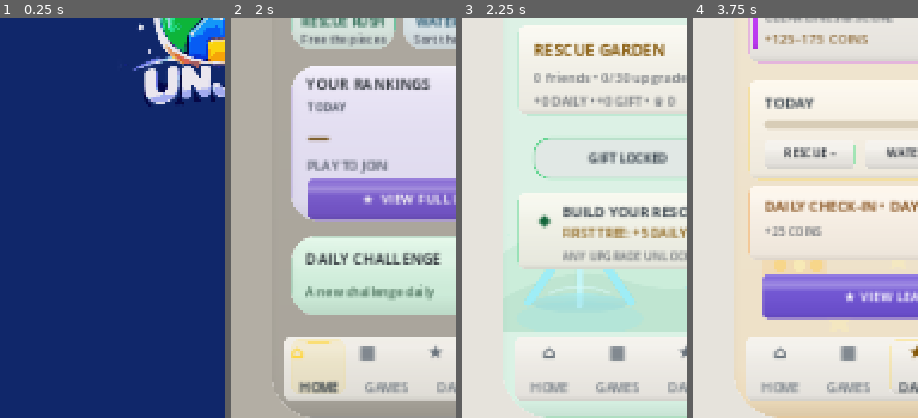
Above: before the commit, frames 1-4 (left to right).
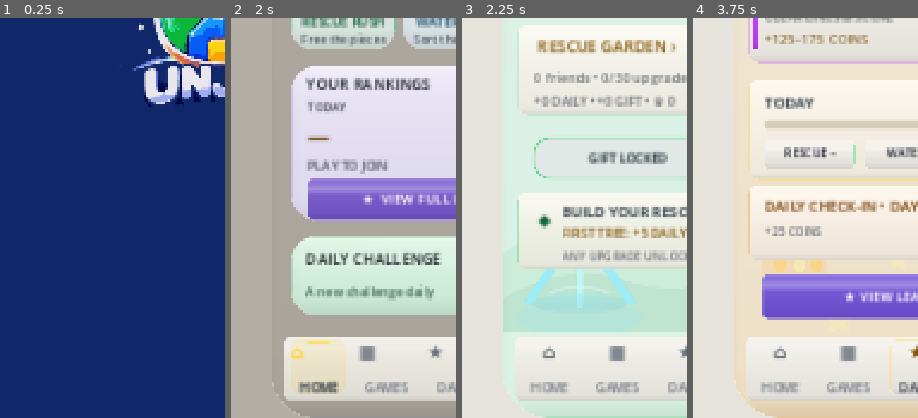
Above: after the commit, the same moments.

Repository: eghosa001/unjam
Game: Godot game, scene res://scenes/Boot.tscn
The game is run twice, just before and just after one commit, with the same random seed, the same clock (stepped at 60 frames per second) and the same inputs.
Inputs (mouse positions are % of the whole screen's width and height, from its top left):
- Up to frame 1 (0.25 s): no input
- Up to frame 2 (2 s): tap Enter at 0.5 s; move the mouse to (72, 45) at 0.52 s; click (72, 45) at 0.67 s; tap Space at 1.25 s; drag from (30, 55) to (45, 70) at 1.27 s
- Up to frame 3 (2.25 s): click (65, 94) at 2 s
- Up to frame 4 (3.75 s): click "←" at 2.75 s; click "PLAY DAILY" at 3.5 s
The pictures show only the part of the screen within x 0-50%, y 50-100%; the shares and areas given below are measured in that part.

Frames 1-2 are identical in both runs. In frame 3, 1.9% of the frame differs, in the area x 32-96%, y 5-10%; in frame 4, nothing differs.

Commit message:
Turn Collection into a living six-landmark Rescue Garden world with actual upgrade evolution (#317)
* Draw a living Collection garden landscape from real owned upgrades without animation overhead

* Create tappable six-landmark Rescue Garden world driven by actual persistent upgrades

* Make Collection Garden heading open the new explorable persistent world

* Verify six fully interactive authentic Garden structures, tiers, and upgrade navigation

* Check freed modal safely and tolerate sanitized Godot upgrade label node names

* Capture exact Garden stage and landmark geometry on focused regression failures

* Expand Garden to a spacious 2-column, 3-district walk with legible 145px landmarks

* Give Garden visit hit zone full 44px height without colliding with progress copy

Diff:
--- a/scripts/ui/premium_main_casual.gd
+++ b/scripts/ui/premium_main_casual.gd
@@ -1743,7 +1743,29 @@
 
 	var rescued: Array = SaveManager.data.get("rescued",[])
 	_figma_card(canvas,"Garden",Rect2(17,429,354,96),Color("#fffef8"),Color(0.55,0.86,0.71,0.32),18)
-	_figma_text(canvas,"RESCUE GARDEN",Rect2(33,443,230,22),17,FIGMA_GOLD)
+	# The Garden is now a living explorable place, not only a passive balance
+	# row. Its header is the 230x44 touch target; the rest of the summary,
+	# free gift and upgrade economy remain exactly where players expect them.
+	var garden_link := Button.new()
+	garden_link.name = "CollectionVisitGarden"
+	garden_link.text = "RESCUE GARDEN ›"
+	garden_link.flat = true
+	garden_link.alignment = HORIZONTAL_ALIGNMENT_LEFT
+	garden_link.action_mode = BaseButton.ACTION_MODE_BUTTON_RELEASE
+	garden_link.focus_mode = Control.FOCUS_ALL
+	garden_link.add_theme_font_size_override("font_size",17)
+	garden_link.add_theme_color_override("font_color",_figma_theme_text(FIGMA_GOLD))
+	garden_link.add_theme_color_override("font_hover_color",_figma_theme_text(FIGMA_GOLD).lightened(0.12))
+	garden_link.add_theme_color_override("font_pressed_color",_figma_theme_text(FIGMA_GOLD))
+	garden_link.accessibility_name = "Visit your evolving Rescue Garden world and explore all six upgrades"
+	garden_link.tooltip_text = garden_link.accessibility_name
+	garden_link.set_meta("unjam_authored_focus_mode", Control.FOCUS_ALL)
+	garden_link.set_meta("unjam_preserve_control_geometry", true)
+	garden_link.set_meta("unjam_preserve_surface_style", true)
+	FigmaReferenceCanvas.set_rect(garden_link,33,429,230,44)
+	garden_link.pressed.connect(_open_rescue_garden_world)
+	canvas.add_child(garden_link)
+	garden_link.set_deferred("focus_mode",Control.FOCUS_ALL)
 	_figma_text(canvas,"%d friends • %d/%d upgrades" % [rescued.size(),EconomyManager.collection_total_levels(),EconomyManager.collection_max_total_levels()],Rect2(33,474,300,22),14,FIGMA_MUTED)
 	_figma_text(canvas,"+%d DAILY • +%d GIFT • ♛ %d" % [EconomyManager.collection_daily_bonus(),EconomyManager.garden_gift_amount(),int(SaveManager.data.get("crown_tokens",0))],Rect2(33,499,310,22),13,FIGMA_MUTED)
 
@@ -1791,6 +1813,14 @@
 	# Fill the dead zone below the gift/upgrades row with a decorative tip card
 	_figma_collection_tip(canvas)
 	_figma_bottom_nav(canvas,"collection")
+
+func _open_rescue_garden_world() -> void:
+	if get_node_or_null("RescueGardenWorldSheet") != null:
+		return
+	FeedbackManager.tap()
+	var world := preload("res://scripts/ui/rescue_garden_world.gd").new()
+	world.name = "RescueGardenWorldSheet"
+	add_child(world)
 
 func _figma_collection_tip(canvas: Control) -> void:
 	# The Garden card above already lists Daily/Gift values. This final card
--- /dev/null
+++ b/scripts/ui/rescue_garden_world.gd
@@ -0,0 +1,241 @@
+extends CanvasLayer
+
+# A real, inspectable Rescue Garden built from owned Collection levels.
+# The map is VIEW-ONLY. Players can inspect all six structures, including
+# locked ones, then use the existing economy-checked Upgrades screen.
+const UI = preload("res://scripts/ui/figma_reference_canvas.gd")
+const WorldView = preload("res://scripts/ui/rescue_garden_world_view.gd")
+const UpgradePreview = preload("res://scripts/ui/garden_upgrade_preview.gd")
+const IDS := ["tree","bench","fountain","lanterns","cottage","rainbow_bridge"]
+const TITLES := {
+	"tree":"CANOPY TREE",
+	"bench":"GARDEN BENCH",
+	"fountain":"CRYSTAL FOUNTAIN",
+	"lanterns":"LANTERN PATH",
+	"cottage":"RESCUE COTTAGE",
+	"rainbow_bridge":"RAINBOW BRIDGE"
+}
+const POSITIONS := {
+	"tree":Vector2(8,36),
+	"bench":Vector2(173,36),
+	"fountain":Vector2(8,224),
+	"lanterns":Vector2(173,224),
+	"cottage":Vector2(8,412),
+	"rainbow_bridge":Vector2(173,412)
+}
+const INK := Color("#f5f8fa")
+const MUTED := Color("#cbd9e2")
+const HIGHLIGHT := Color("#f5cb74")
+var selected_id := "tree"
+var _world: Control
+var _stage_label: Label
+var _detail_heading: Label
+var _detail_level: Label
+var _detail_effect: Label
+var _detail_next: Label
+var _landmark_buttons: Dictionary = {}
+var _levels: Dictionary = {}
+
+func _ready() -> void:
+	layer = 155
+	_refresh_owned_levels()
+	var shade := ColorRect.new()
+	shade.name = "RescueGardenShade"
+	shade.color = Color("#071927",0.94)
+	shade.mouse_filter = Control.MOUSE_FILTER_STOP
+	shade.set_anchors_and_offsets_preset(Control.PRESET_FULL_RECT)
+	add_child(shade)
+
+	var frame := Control.new()
+	frame.name = "RescueGardenFrame"
+	frame.set_anchors_and_offsets_preset(Control.PRESET_FULL_RECT)
+	frame.mouse_filter = Control.MOUSE_FILTER_IGNORE
+	add_child(frame)
+
+	var viewport_size := get_viewport().get_visible_rect().size
+	var viewport_factor := minf(viewport_size.x / 390.0,viewport_size.y / 844.0)
+	var scroll := ScrollContainer.new()
+	scroll.name = "RescueGardenScroll"
+	scroll.size = Vector2(356,750)
+	scroll.custom_minimum_size = scroll.size
+	scroll.scale = Vector2.ONE * viewport_factor
+	scroll.position = (viewport_size - scroll.size * viewport_factor)*0.5
+	scroll.horizontal_scroll_mode = ScrollContainer.SCROLL_MODE_DISABLED
+	scroll.vertical_scroll_mode = ScrollContainer.SCROLL_MODE_AUTO
+	scroll.mouse_filter = Control.MOUSE_FILTER_STOP
+	frame.add_child(scroll)
+
+	var card := PanelContainer.new()
+	card.name = "RescueGardenWorldCard"
+	card.custom_minimum_size.x = 356
+	card.add_theme_stylebox_override("panel",UI.solid_box(Color("#172b38"),20,Color("#78bda6"),2))
+	scroll.add_child(card)
+	var margin := MarginContainer.new()
+	for edge in ["left","top","right","bottom"]:
+		margin.add_theme_constant_override("margin_%s" % edge,14)
+	card.add_child(margin)
+	var stack := VBoxContainer.new()
+	stack.name = "RescueGardenStack"
+	stack.add_theme_constant_override("separation",8)
+	margin.add_child(stack)
+
+	_label(stack,"MY RESCUE GARDEN",23,INK,false)
+	_stage_label = _label(stack,"",14,HIGHLIGHT,false)
+	_stage_label.name = "RescueGardenStage"
+	var intro := _label(stack,"Build a home for your rescued friends. Every permanent upgrade changes this garden and improves your rewards.",13,MUTED,true)
+	intro.custom_minimum_size.y = 51
+
+	var garden_holder := PanelContainer.new()
+	garden_holder.name = "RescueGardenIllustration"
+	garden_holder.custom_minimum_size = Vector2(326,575)
+	garden_holder.add_theme_stylebox_override("panel",UI.solid_box(Color("#102f3d"),16,Color("#7dbea7"),1))
+	stack.add_child(garden_holder)
+	_world = WorldView.new()
+	_world.name = "RescueGardenWorld"
+	_world.mouse_filter = Control.MOUSE_FILTER_IGNORE
+	_world.custom_minimum_size = Vector2(326,575)
+	garden_holder.add_child(_world)
+	_world.size = Vector2(326,575)
+	_world.configure(_levels)
+
+	for id in IDS:
+		_add_landmark_button(id)
+
+	var detail := PanelContainer.new()
+	detail.name = "RescueGardenDetail"
+	detail.add_theme_stylebox_override("panel",UI.solid_box(Color("#233d4a"),14,Color("#557f87"),1))
+	stack.add_child(detail)
+	var detail_margin := MarginContainer.new()
+	for edge in ["left","top","right","bottom"]:
+		detail_margin.add_theme_constant_override("margin_%s" % edge,12)
+	detail.add_child(detail_margin)
+	var details := VBoxContainer.new()
+	details.add_theme_constant_override("separation",4)
+	detail_margin.add_child(details)
+	_detail_heading = _label(details,"",16,HIGHLIGHT,false)
+	_detail_heading.name = "RescueGardenDetailHeading"
+	_detail_level = _label(details,"",13,INK,false)
+	_detail_level.name = "RescueGardenDetailLevel"
+	_detail_effect = _label(details,"",13,Color("#9af0c7"),true)
+	_detail_effect.name = "RescueGardenDetailEffect"
+	_detail_next = _label(details,"",12,MUTED,true)
+	_detail_next.name = "RescueGardenDetailNext"
+
+	_button(stack,"UPGRADE MY GARDEN",Color("#276f55"),_show_upgrades)
+	_button(stack,"BACK TO COLLECTION",Color("#395267"),queue_free)
+	_select_landmark(selected_id)
+
+func _refresh_owned_levels() -> void:
+	_levels.clear()
+	for id in IDS:
+		_levels[id] = EconomyManager.collection_item_level(id)
+
+func _label(parent: Node,value: String, font_size: int,tint: Color, wrap: bool) -> Label:
+	var item := UI.label(value,font_size,tint,font_size >= 16)
+	item.autowrap_mode = TextServer.AUTOWRAP_WORD_SMART if wrap else TextServer.AUTOWRAP_OFF
+	item.size_flags_horizontal = Control.SIZE_EXPAND_FILL
+	item.accessibility_name = value
+	parent.add_child(item)
+	return item
+
+func _button(parent: Node,title: String,tint: Color,callback: Callable) -> Button:
+	var item := UI.premium_button(title,15,INK,tint,14)
+	item.custom_minimum_size = Vector2(320,48)
+	item.action_mode = BaseButton.ACTION_MODE_BUTTON_RELEASE
+	item.focus_mode = Control.FOCUS_ALL
+	item.accessibility_name = title
+	item.size_flags_horizontal = Control.SIZE_EXPAND_FILL
+	item.pressed.connect(callback)
+	parent.add_child(item)
+	item.set_deferred("focus_mode",Control.FOCUS_ALL)
+	return item
+
+func _add_landmark_button(id: String) -> void:
+	var level := int(_levels.get(id,0))
+	var button := Button.new()
+	button.name = "GardenLandmark_%s" % id
+	button.text = ""
+	button.action_mode = BaseButton.ACTION_MODE_BUTTON_RELEASE
+	button.focus_mode = Control.FOCUS_ALL
+	button.mouse_filter = Control.MOUSE_FILTER_STOP
+	button.accessibility_name = "%s, %s, tap to inspect" % [TITLES[id],"level %d of 5" % level if level>0 else "not yet built"]
+	button.tooltip_text = button.accessibility_name
+	button.position = POSITIONS[id]
+	button.size = Vector2(145,143)
+	button.custom_minimum_size = button.size
+	button.pressed.connect(_select_landmark.bind(id))
+	_world.add_child(button)
+	_landmark_buttons[id] = button
+	button.focus_mode = Control.FOCUS_ALL
+	button.set_deferred("focus_mode",Control.FOCUS_ALL)
+
+	var miniature := UpgradePreview.new()
+	miniature.name = "GardenLandmarkArt_%s" % id
+	miniature.position = Vector2(43,6)
+	miniature.size = Vector2(58,73)
+	miniature.mouse_filter = Control.MOUSE_FILTER_IGNORE
+	miniature.configure(id,level)
+	if level == 0:
+		miniature.modulate.a = 0.56
+	button.add_child(miniature)
+
+	var name_label := UI.label(String(TITLES[id]).replace(" ","\n"),12,INK,true)
+	name_label.name = "GardenLandmarkName_%s" % id
+	name_label.position = Vector2(3,86)
+	name_label.size = Vector2(139,33)
+	name_label.vertical_alignment = VERTICAL_ALIGNMENT_CENTER
+	name_label.horizontal_alignment = HORIZONTAL_ALIGNMENT_CENTER
+	name_label.mouse_filter = Control.MOUSE_FILTER_IGNORE
+	name_label.autowrap_mode = TextServer.AUTOWRAP_WORD_SMART
+	name_label.accessibility_name = String(TITLES[id])
+	button.add_child(name_label)
+	var tier_label := UI.label("LV %d / 5" % level,12,HIGHLIGHT,true)
+	tier_label.name = "GardenLandmarkLevel_%s" % id
+	tier_label.position = Vector2(2,124)
+	tier_label.size = Vector2(141,17)
+	tier_label.horizontal_alignment = HORIZONTAL_ALIGNMENT_CENTER
+	tier_label.mouse_filter = Control.MOUSE_FILTER_IGNORE
+	button.add_child(tier_label)
+	_style_landmark(button,id)
+
+func _style_landmark(button: Button,id: String) -> void:
+	var active := id == selected_id
+	var unlocked := int(_levels.get(id,0)) > 0
+	var fill := Color("#163742",0.94) if unlocked else Color("#263847",0.82)
+	var edge := HIGHLIGHT if active else (Color("#73bd96",0.68) if unlocked else Color("#8b9ba7",0.48))
+	var normal := UI.solid_box(fill,14,edge,2 if active else 1)
+	button.add_theme_stylebox_override("normal",normal)
+	button.add_theme_stylebox_override("hover",UI.solid_box(fill.lightened(0.11),14,HIGHLIGHT,2))
+	button.add_theme_stylebox_override("pressed",UI.solid_box(fill.darkened(0.06),14,HIGHLIGHT,2))
+	button.add_theme_stylebox_override("focus",UI.solid_box(Color("#000000",0),14,Color("#fff3af"),2))
+
+func _select_landmark(id: String) -> void:
+	if id not in IDS:
+		return
+	selected_id = id
+	for other in IDS:
+		var target := _landmark_buttons.get(other) as Button
+		if target != null:
+			_style_landmark(target,other)
+	var level := int(_levels.get(id,0))
+	var total := EconomyManager.collection_total_levels()
+	var phase := "CLEARING" if total==0 else ("BUDDING" if total<6 else ("BLOOMING" if total<15 else ("THRIVING" if total<30 else "COMPLETE")))
+	_stage_label.text = "%s • %d / 30 PERMANENT UPGRADES" % [phase,total]
+	_stage_label.accessibility_name = _stage_label.text
+	_detail_heading.text = TITLES[id]
+	_detail_level.text = "LEVEL %d OF 5  •  %s" % [level,"NOT YET BUILT" if level == 0 else ("FULLY UPGRADED" if level == 5 else "BUILT")]
+	_detail_effect.text = "TODAY: %s" % EconomyManager.collection_effect_text(id,level)
+	_detail_next.text = "NEXT: %s" % EconomyManager.collection_effect_text(id,level+1) if level < 5 else "All five levels complete. Your permanent bonus remains active."
+	for label in [_detail_heading,_detail_level,_detail_effect,_detail_next]:
+		label.accessibility_name = label.text
+
+func _show_upgrades() -> void:
+	var parent := get_parent()
+	queue_free()
+	if parent != null and parent.has_method("build_collection_upgrades"):
+		parent.call_deferred("build_collection_upgrades")
+
+func _input(event: InputEvent) -> void:
+	if event.is_action_pressed("ui_cancel"):
+		get_viewport().set_input_as_handled()
+		queue_free()
--- /dev/null
+++ b/scripts/ui/rescue_garden_world_view.gd
@@ -0,0 +1,69 @@
+extends Control
+class_name RescueGardenWorldView
+
+# Original, procedural garden landscape. It grows with the six *actual* owned
+# Collection upgrades. All drawing is static and done only on construction or
+# an explicit refresh; there is no _process(), particle system or GPU scene.
+var _levels: Dictionary = {}
+var _total_levels := 0
+
+func configure(levels: Dictionary) -> void:
+	_levels = levels.duplicate()
+	_total_levels = 0
+	for key in ["tree","bench","fountain","lanterns","cottage","rainbow_bridge"]:
+		_total_levels += clampi(int(_levels.get(key,0)),0,5)
+	accessibility_name = "Rescue Garden: %d of 30 permanent upgrade levels" % _total_levels
+	queue_redraw()
+
+func _draw() -> void:
+	var bounds := Rect2(Vector2.ZERO,size)
+	var maturity := clampf(float(_total_levels)/30.0,0.0,1.0)
+	var ground := Color("#194e47").lerp(Color("#1e775a"),maturity)
+	var edge := Color("#d4c6a7")
+	draw_rect(bounds,Color("#102a3a"))
+	draw_rect(Rect2(0,0,size.x,88),Color("#255765").lerp(Color("#34726c"),maturity))
+	draw_colored_polygon(PackedVector2Array([
+		Vector2(0,87), Vector2(size.x*0.25,65), Vector2(size.x*0.58,93),
+		Vector2(size.x*0.85,68), Vector2(size.x,84),
+		Vector2(size.x,size.y), Vector2(0,size.y)
+	]),ground)
+	draw_rect(Rect2(0,0,size.x,size.y),Color("#f4dfb4",0.025))
+	# The canal and stone walk form one coherent, visible neighbourhood route.
+	draw_polyline(PackedVector2Array([
+		Vector2(0,292),Vector2(53,283),Vector2(101,260),Vector2(146,253),
+		Vector2(203,272),Vector2(268,299),Vector2(size.x,308)
+	]),Color("#298cad"),17,true)
+	draw_polyline(PackedVector2Array([
+		Vector2(0,291),Vector2(53,282),Vector2(101,259),Vector2(146,252),
+		Vector2(203,271),Vector2(268,298),Vector2(size.x,307)
+	]),Color("#75def1",0.42),4,true)
+	draw_polyline(PackedVector2Array([
+		Vector2(169,-8),Vector2(175,53),Vector2(154,104),Vector2(176,160),
+		Vector2(150,216),Vector2(147,252),Vector2(184,338),Vector2(174,size.y+8)
+	]),Color("#233c3b",0.38),33,true)
+	draw_polyline(PackedVector2Array([
+		Vector2(169,-8),Vector2(175,53),Vector2(154,104),Vector2(176,160),
+		Vector2(150,216),Vector2(147,252),Vector2(184,338),Vector2(174,size.y+8)
+	]),edge,26,true)
+	draw_polyline(PackedVector2Array([
+		Vector2(169,-8),Vector2(175,53),Vector2(154,104),Vector2(176,160),
+		Vector2(150,216),Vector2(147,252),Vector2(184,338),Vector2(174,size.y+8)
+	]),Color("#fff0cb",0.39),3,true)
+	# Little vegetation details appear naturally as the Garden develops.
+	var flower_count := 5 + _total_levels
+	for i in range(flower_count):
+		var px := fposmod(17.0 + float(i)*61.7 + float(i % 3)*13.0,size.x - 22.0) + 9.0
+		var py := fposmod(24.0 + float(i)*41.3 + float(i % 5)*17.0,size.y - 24.0) + 12.0
+		if absf(px-162.0)<34.0:
+			px = clampf(px+46.0,8.0,size.x-8.0)
+		var tint := Color("#f6d77b") if i % 3 == 0 else (Color("#eaa9b6") if i % 3 == 1 else Color("#a3e9ad"))
+		draw_circle(Vector2(px,py),2.4,tint)
+		draw_circle(Vector2(px+1.4,py+1.6),1.0,Color("#fff6da"))
+	# Tree belts / canopies are reserved away from tap zones and markers.
+	var foliage := maxi(1,1+_total_levels / 6)
+	for i in range(foliage):
+		var pos := Vector2(8.0+float(i%2)*(size.x-16.0),40.0+float(i/2)*67.0)
+		draw_circle(pos+Vector2(0,6),20,Color("#0b362f",0.45))
+		draw_circle(pos,17,Color("#2d955d").lerp(Color("#79c76f"),maturity))
+		draw_circle(pos+Vector2(6,-7),11,Color("#78bb69",0.68))
+	draw_rect(bounds,Color("#000000",0.0),false,1)
--- /dev/null
+++ b/tests/validate_rescue_garden_world.gd
@@ -0,0 +1,128 @@
+extends SceneTree
+
+# Change-scoped integration check: Collection -> interactive garden -> real
+# persisted tiers -> existing upgrade screen; no fake progress or spending.
+const IDS := ["tree","bench","fountain","lanterns","cottage","rainbow_bridge"]
+
+func _initialize() -> void:
+	call_deferred("_run")
+
+func _run() -> void:
+	root.size = Vector2i(540,960)
+	var save := root.get_node_or_null("SaveManager")
+	if save == null:
+		return _fail("SaveManager not installed")
+	var saved: Dictionary = save.data.duplicate(true)
+	save.data["collection_levels"] = {}
+	save.data["decorations"] = []
+	var packed := load("res://scenes/Main.tscn") as PackedScene
+	if packed == null:
+		return _fail("Main unavailable")
+	var app := packed.instantiate() as Control
+	root.add_child(app)
+	await _frames(6)
+	app.call("build_collection")
+	await _frames(2)
+	var link := app.find_child("CollectionVisitGarden",true,false) as Button
+	if link == null or link.disabled or link.size.y < 44.0:
+		return _fail("Collection does not provide a safe Explore Garden entry")
+	if not link.accessibility_name.contains("six"):
+		return _fail("Garden entrance lacks the accessible reason to visit")
+	link.emit_signal("pressed")
+	await _frames(3)
+	var sheet := app.get_node_or_null("RescueGardenWorldSheet")
+	if sheet == null:
+		return _fail("Visit Garden did not open the world")
+	if not _check_world(sheet,"CLEARING",0):
+		return _fail("Empty Garden must show six unbuilt structures and zero permanent levels")
+	var bench := sheet.find_child("GardenLandmark_bench",true,false) as Button
+	if bench == null or not bench.accessibility_name.contains("not yet built"):
+		return _fail("Garden disguises locked property as owned")
+	bench.emit_signal("pressed")
+	await _frames(1)
+	var selection := sheet.find_child("RescueGardenDetailHeading",true,false) as Label
+	if selection == null or selection.text != "GARDEN BENCH":
+		return _fail("Landmark taps do not open the correct property description")
+
+	sheet.queue_free()
+	await _frames(2)
+	save.data["collection_levels"] = {
+		"tree":5,"bench":5,"fountain":5,
+		"lanterns":5,"cottage":5,"rainbow_bridge":5
+	}
+	app.call("build_collection")
+	await _frames(2)
+	link = app.find_child("CollectionVisitGarden",true,false) as Button
+	link.emit_signal("pressed")
+	await _frames(3)
+	sheet = app.get_node_or_null("RescueGardenWorldSheet")
+	if sheet == null or not _check_world(sheet,"COMPLETE",30):
+		return _fail("Fully upgraded world does not visibly recognize all thirty owned tiers")
+	var tree := sheet.find_child("GardenLandmark_tree",true,false) as Button
+	if tree == null or not tree.accessibility_name.contains("level 5 of 5"):
+		return _fail("World is not reading real persistent tree upgrade tiers")
+	tree.emit_signal("pressed")
+	await _frames(1)
+	var next := sheet.find_child("RescueGardenDetailNext",true,false) as Label
+	if next == null or not next.text.contains("permanent bonus"):
+		return _fail("At max tier, Garden should not suggest another purchase")
+	var world := sheet.find_child("RescueGardenWorld",true,false) as Control
+	if world == null or not world.accessibility_name.contains("30 of 30"):
+		return _fail("Landscape does not expose actual total Collection progression")
+	var scroll := sheet.find_child("RescueGardenScroll",true,false) as Control
+	if scroll == null:
+		return _fail("Scrollable garden viewport not present")
+	var vr := scroll.get_global_rect()
+	var viewport_size := app.get_viewport().get_visible_rect().size
+	if vr.position.x < -1 or vr.position.y < -1 or vr.end.x > viewport_size.x+1 or vr.end.y > viewport_size.y+1:
+		return _fail("Garden is clipped on compact-phone authored viewport")
+	var upgrade_btn := _button_named(sheet,"UPGRADE MY GARDEN")
+	if upgrade_btn == null:
+		return _fail("Garden lacks path to the existing upgrade economy")
+	upgrade_btn.emit_signal("pressed")
+	await _frames(3)
+	if is_instance_valid(sheet) or app.find_child("CollectionUpgradeTitle*",true,false) == null:
+		return _fail("Garden failed to return players to the genuine upgrades screen")
+	app.queue_free()
+	await _frames(1)
+	save.data = saved
+	save.save()
+	print("INTERACTIVE_GARDEN_WORLD_OK")
+	quit(0)
+
+func _check_world(sheet: Node, stage: String, expected: int) -> bool:
+	var label := sheet.find_child("RescueGardenStage",true,false) as Label
+	if label == null or not label.text.contains(stage) or not label.text.contains("%d / 30" % expected):
+		print("GARDEN_QA_STAGE: ",label.text if label != null else "missing"," expected=",stage," / ",expected)
+		return false
+	var world := sheet.find_child("RescueGardenWorld",true,false) as Control
+	if world == null:
+		print("GARDEN_QA_WORLD missing")
+		return false
+	for id in IDS:
+		var btn := sheet.find_child("GardenLandmark_%s" % id,true,false) as Button
+		var art := sheet.find_child("GardenLandmarkArt_%s" % id,true,false) as Control
+		if btn == null or art == null or btn.size.x < 100 or btn.size.y < 120:
+			print("GARDEN_QA_LANDMARK: ",id," btn=",btn," art=",art," size=",btn.size if btn != null else Vector2.ZERO)
+			return false
+		if btn.position.x < 0 or btn.position.y < 0 or btn.position.x+btn.size.x > world.size.x or btn.position.y+btn.size.y > world.size.y:
+			print("GARDEN_QA_BOUNDS: ",id," btn=",btn.position,btn.size," world=",world.size)
+			return false
+	return true
+
+func _button_named(node: Node, begins: String) -> Button:
+	if node is Button and String((node as Button).text).begins_with(begins):
+		return node as Button
+	for child in node.get_children():
+		var found := _button_named(child,begins)
+		if found != null:
+			return found
+	return null
+
+func _frames(number: int) -> void:
+	for _i in range(number):
+		await process_frame
+
+func _fail(reason: String) -> void:
+	push_error(reason)
+	quit(1)
